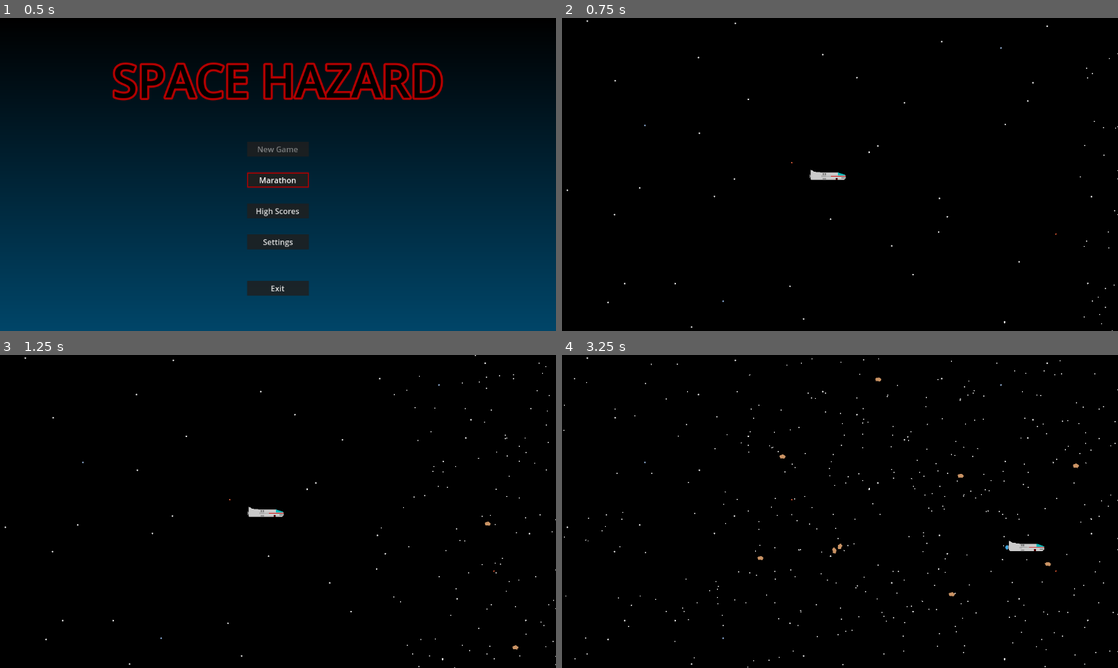
Above: before the commit, frames 1-4 (two rows, left to right).
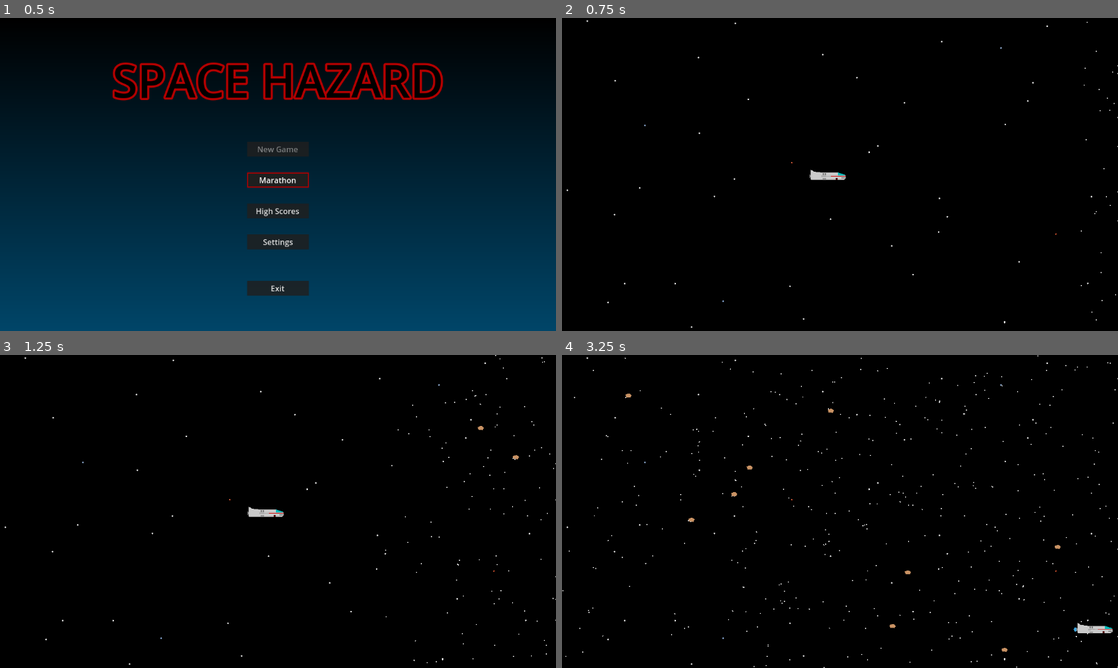
Above: after the commit, the same moments.

Repository: fractalate/space-hazard
Game: Godot game, scene res://main.tscn
The game is run twice, just before and just after one commit, with the same random seed, the same clock (stepped at 60 frames per second) and the same inputs.
Inputs:
- Up to frame 1 (0.5 s): no input
- Up to frame 2 (0.75 s): click "Marathon" at 0.5 s
- Up to frame 3 (1.25 s): no input
- Up to frame 4 (3.25 s): hold Right (right) 1.28-2.03 s; hold Down (down) 2.03-2.78 s; hold Right (right) from 2.78 s (still down)

Frame 1 is identical in both runs. In frame 2, less than 0.1% of the frame differs, in the area x 93-100%, y 1-100%; in frame 3, 0.3%; in frame 4, 1.3%, in the area x 0-100%, y 0-100%.

Commit message:
Renaming Demo Level to Test

Diff:
--- a/levels/demo/level_demo.tscn
+++ b/levels/test/level_test.tscn
@@ -1,9 +1,9 @@
 [gd_scene load_steps=3 format=3 uid="uid://chhklldatd5vr"]
 
-[ext_resource type="Texture2D" uid="uid://dcee65nybcohb" path="res://levels/demo/backdrop.png" id="1_oyr0p"]
-[ext_resource type="Script" path="res://levels/demo/level_demo.gd" id="1_vdgbq"]
+[ext_resource type="Texture2D" uid="uid://dcee65nybcohb" path="res://levels/test/backdrop.png" id="1_oyr0p"]
+[ext_resource type="Script" path="res://levels/test/level_test.gd" id="1_vdgbq"]
 
-[node name="LevelDemo" type="Node2D"]
+[node name="LevelTest" type="Node2D"]
 script = ExtResource("1_vdgbq")
 
 [node name="TextureRect" type="TextureRect" parent="."]
--- a/main.gd
+++ b/main.gd
@@ -3,14 +3,14 @@
 @onready var MainMenu = $MainMenu
 @onready var Background = $Background
 
-var LevelDemo = load('res://levels/demo/level_demo.tscn')
+var LevelTest = load('res://levels/test/level_test.tscn')
 var PlayerShip = load('res://ship/player_ship.tscn')
 
 var viewport_width_initial = ProjectSettings.get_setting("display/window/size/viewport_width")
 var viewport_height_initial = ProjectSettings.get_setting("display/window/size/viewport_height")
 
-func start_level_demo():
-	add_child(LevelDemo.instantiate())
+func start_level_test():
+	add_child(LevelTest.instantiate())
 	var playerShip = PlayerShip.instantiate()
 	playerShip.position = Vector2(viewport_width_initial, viewport_height_initial) / 2
 	add_child(playerShip)
@@ -24,6 +24,6 @@
 	var on_menu_closed = func():
 		set_main_menu_visible(false)
 	var on_start_marathon = func():
-		start_level_demo()
+		start_level_test()
 	MainMenu.connect('menu_closed', on_menu_closed)
 	MainMenu.connect('start_marathon', on_start_marathon)
Renamed: levels/demo/backdrop.png -> levels/test/backdrop.png
Not shown, changed: levels/test/backdrop.png.import
Renamed: levels/demo/level_demo.gd -> levels/test/level_test.gd
Not shown, added: levels/test/backdrop.xcf
